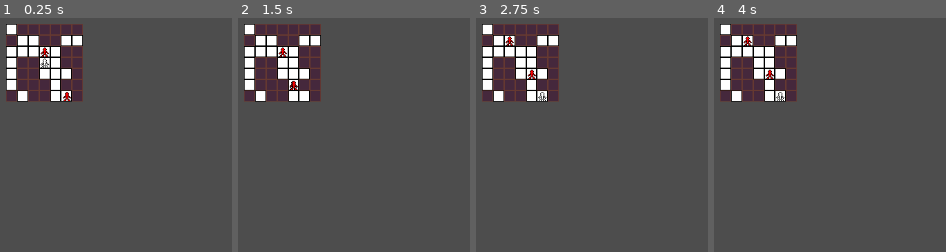
Above: before the commit, frames 1-4 (left to right).
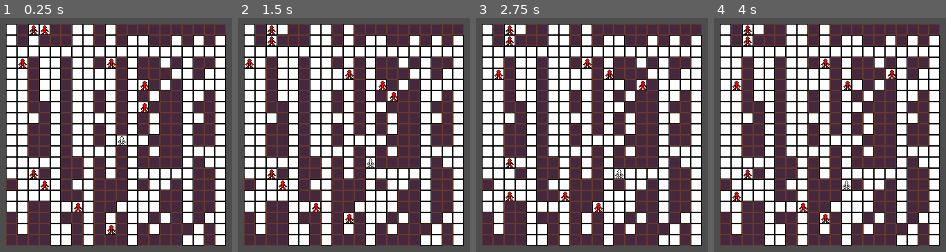
Above: after the commit, the same moments.

Repository: RW7231/Experimental-Game-V2-D-
Game: Godot game, scene res://Overworld.tscn
Same seed, same stepped clock (60 frames per second), same inputs: the game is played once before the commit and once after it.
Inputs:
- Up to frame 1 (0.25 s): no input
- Up to frame 2 (1.5 s): tap Enter at 0.5 s; hold C (DownRight) 0.53-1.28 s; tap Space at 1.25 s; hold X (Down) from 1.28 s (still down)
- Up to frame 3 (2.75 s): tap Enter at 2 s; release X (Down) at 2.03 s; hold C (DownRight) from 2.03 s (still down)
- Up to frame 4 (4 s): tap Space at 2.75 s; release C (DownRight) at 2.78 s; hold W (Up) 2.78-3.53 s; tap Enter at 3.5 s; hold Z (DownLeft) from 3.53 s (still down)

The runs differ from the first frame. In frame 1, 81% of the frame differs, in the area x 2-98%, y 2-98%; in frame 2, 81%; in frame 3, 81%; in frame 4, 81%.

Commit message:
Fixed Map Crash Bug
Found and fixed an inefficiency that causes the game to overload memory and crash when map exceeds 7x7 size

Diff:
--- a/Scripts/OverworldMap.gd
+++ b/Scripts/OverworldMap.gd
@@ -6,7 +6,7 @@
 var WallObject = preload("res://Prefabs/wall.tscn")
 var EnemyObject = preload("res://Prefabs/enemy.tscn")
 
-var size = 7
+var size = 20
 
 var worldGrid
 
@@ -193,7 +193,11 @@
 	# update visited each loop
 	for direction in dirstoVisit:
 		if not pathFound:
-			visited += findPath(location, direction, visited)
+			var newVisited = findPath(location, direction, visited)
+
+			for entry in newVisited:
+				if not visited.has(entry):
+					visited.append(entry)
 
 	# once each direction has been checked, return visited
 	return visited
@@ -211,6 +215,7 @@
 	# if the position is not a blank space (enemy, wall, etc) deny it
 	return worldGrid[desiredPos[0]][desiredPos[1]] == 0
 
+# the player has taken an action, now every other entity can have a turn
 func turn():
 	for enemy in enemies:
 		enemy.turn()
